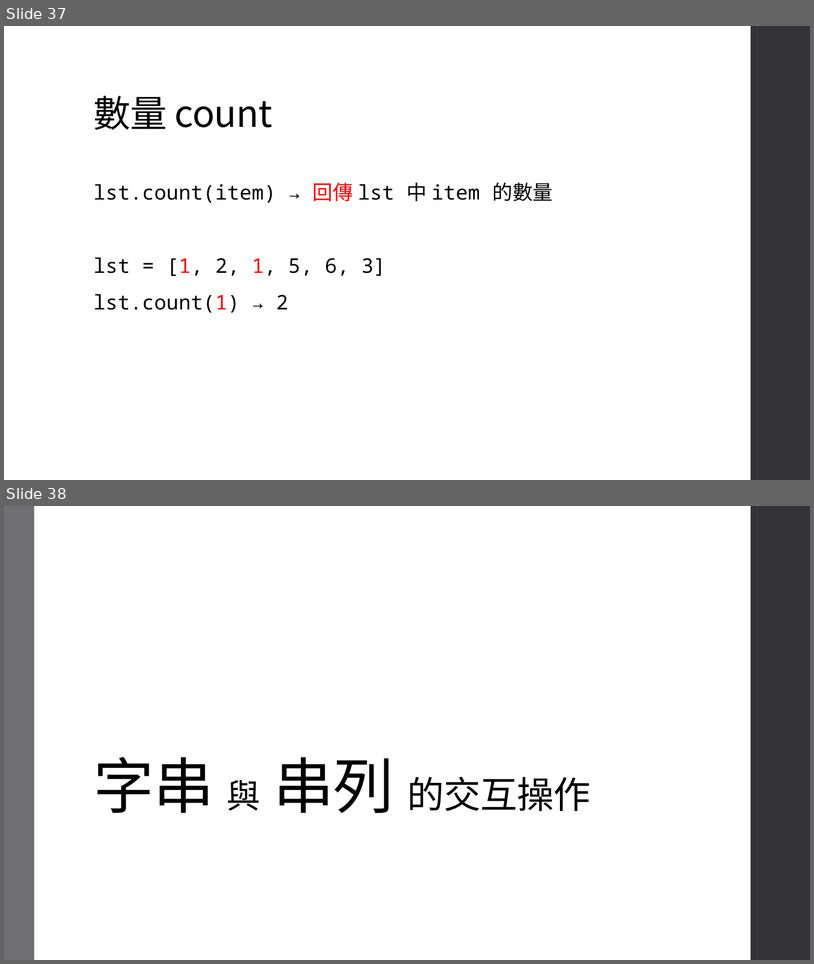
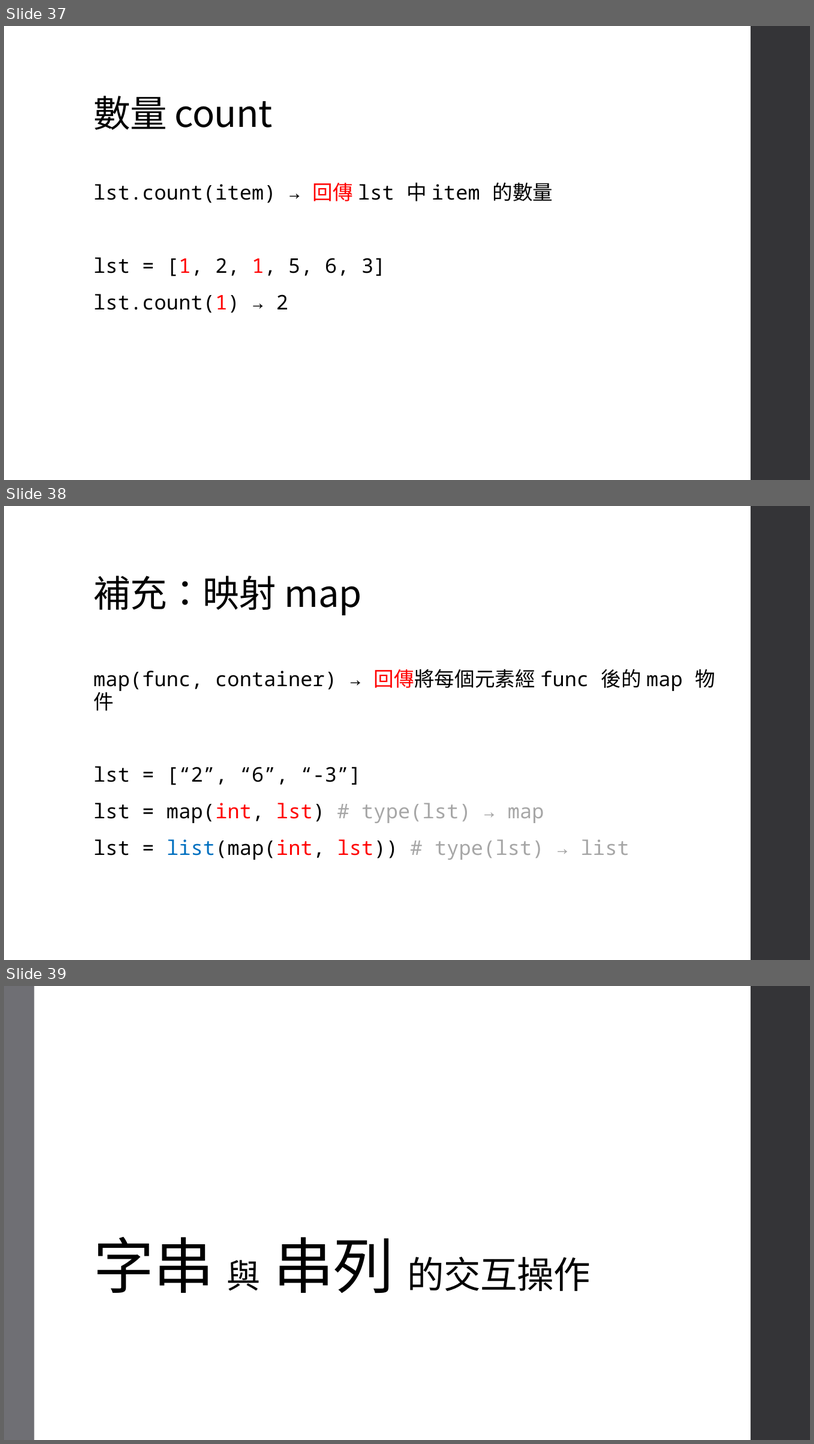
Before and after one commit to an920107/ServiceLearning, a slide deck: Class 4.pptx. Shown one above the other, each under a label of ours: slides 37 and 38 before the commit, slides 37, 38 and 39 after it. The pictures are 814x964 and 814x1444 pixels, drawn with LibreOffice and Linux fonts; fonts in the diff are those of the drawing. Boxes give left, top, right and bottom in pixels: in the first picture for what was removed or moved away, otherwise in the second. Text is boxed around its words. In the diff, an @@ line names an element or a change of style, - is before the commit and + after.

```diff
--- a/Class 4.pptx
+++ b/Class 4.pptx
@@ slide 38 added at box(4, 506, 810, 960), background #FFFFFF; not listed: 1 template element that a slide beside it also shows @@
@@ title added at box(93, 576, 362, 615), 44 pt, text #000000 @@
+補充：映射 map
@@ text added at box(93, 669, 716, 859), 24 pt, text #000000 @@
+map(func, container) → 回傳將每個元素經 func 後的 map 物件
+lst = [“2”, “6”, “-3”]
+lst = map(int, lst) # type(lst) → map
+lst = list(map(int, lst)) # type(lst) → list
@@ what was slide 38 is now slide 39 @@
```
Also in this commit, not shown: 3 slides changed, 11 other slides added, 1 other file.
